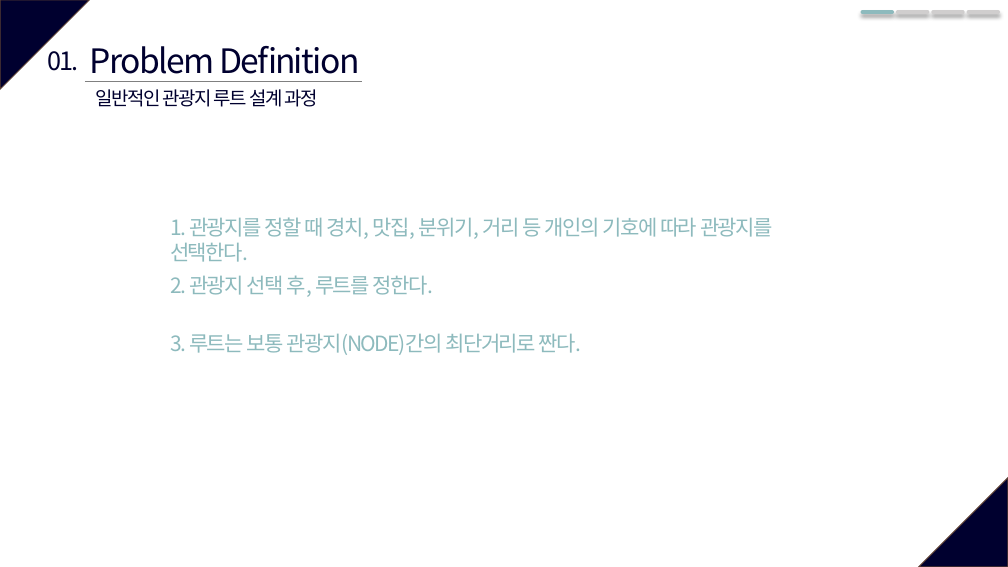
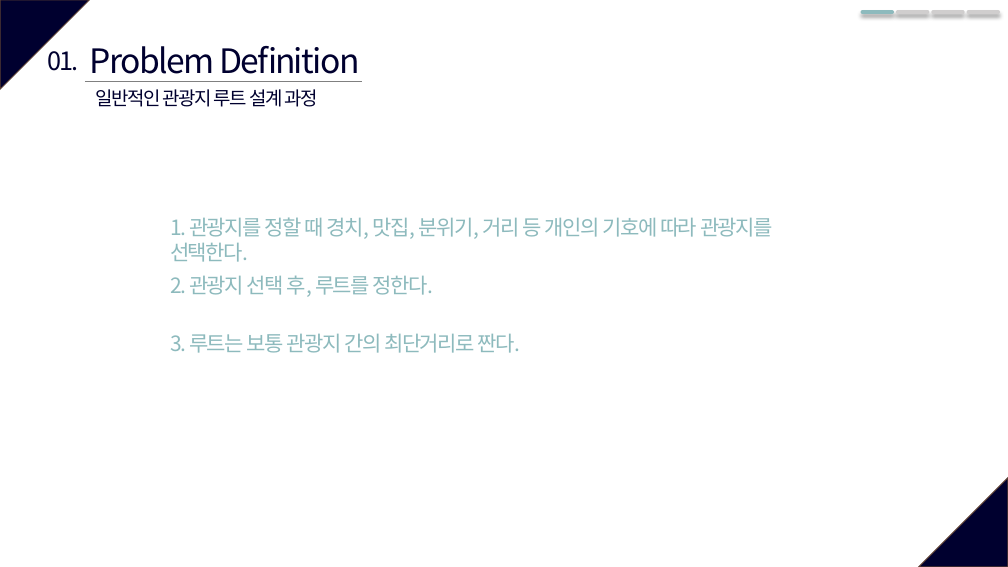
Before and after one commit to AgwaB/-CAU-Data-Structure-Design, a slide deck: slide 4 of 자료구조설계.pptx. Drawn at 1008x567 pixels with LibreOffice and Linux fonts; fonts in the diff are those of the drawing. Boxes give left, top, right and bottom in pixels: in the first picture for what was removed or moved away, otherwise in the second. Text is boxed around its words. In the diff, an @@ line names an element or a change of style, - is before the commit and + after.

```diff
--- a/자료구조설계.pptx
+++ b/자료구조설계.pptx
@@ text at [170,333,521,353]: text changed @@
-3. 루트는 보통 관광지(NODE)간의 최단거리로 짠다.
+3. 루트는 보통 관광지 간의 최단거리로 짠다.
```
Also in this commit, not shown: 4 other slides changed, 4 slides added.
